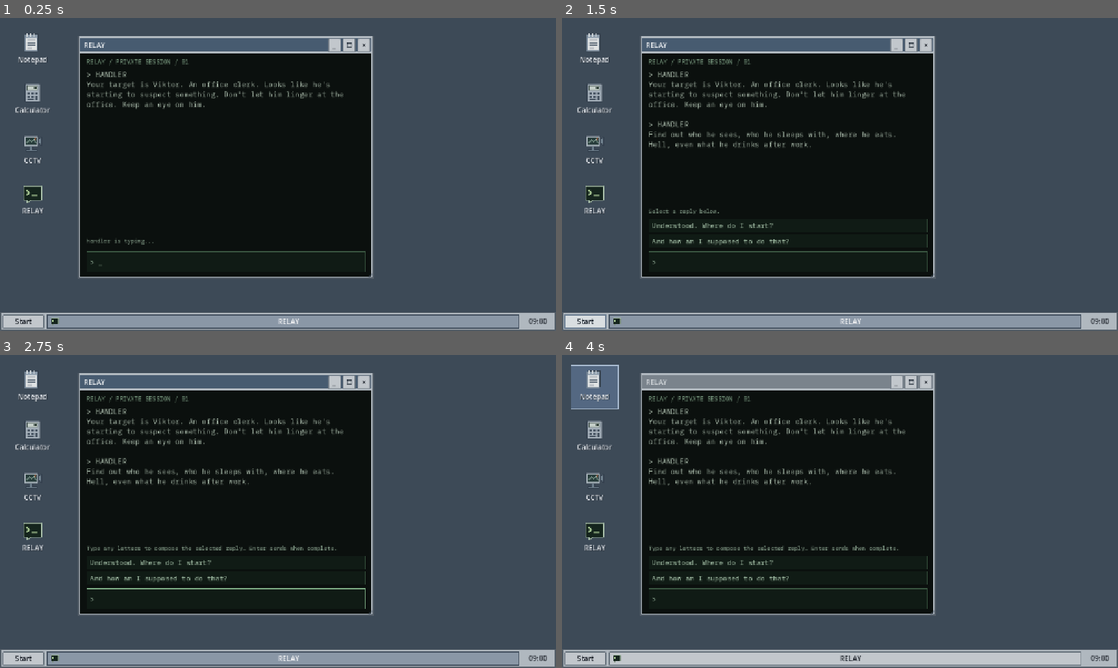
Above: before the commit, frames 1-4 (two rows, left to right).
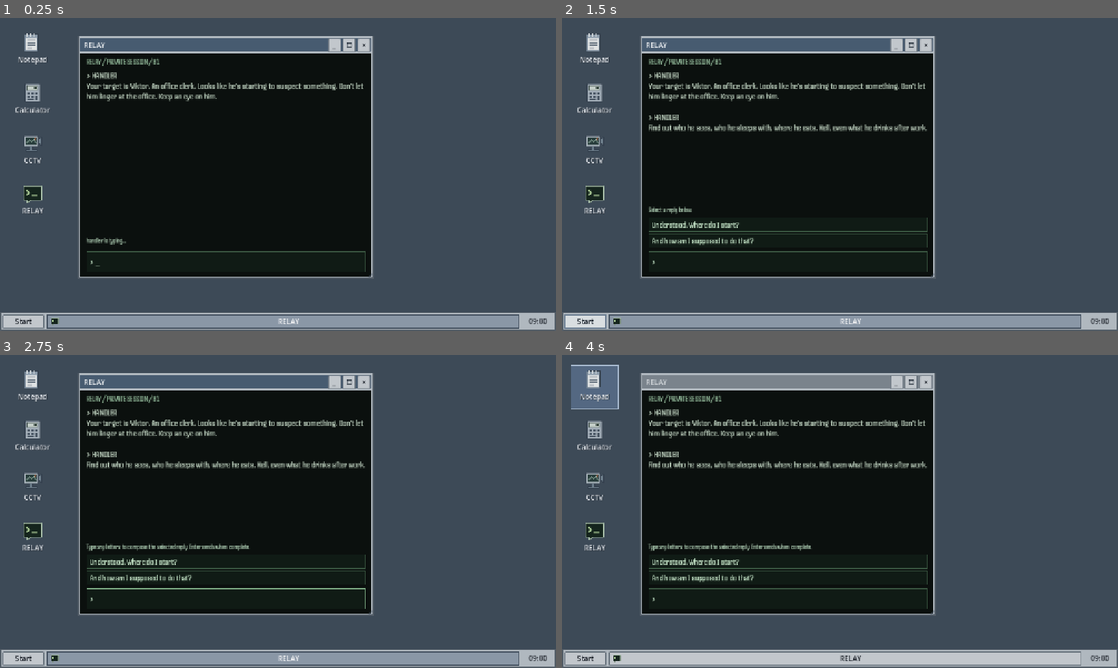
Above: after the commit, the same moments.

Repository: likhorada/SibGameJam_Autumn
Game: Godot game, scene res://tests/chat_fixture.tscn
Two runs of this game, one before a commit and one after it. Both use one fixed random seed, a clock stepped at 60 frames per second and the inputs below. This scene is started directly instead of the project's main scene.
Inputs (mouse positions are in pixels of both pictures, inside the frame that each line leads up to):
- Up to frame 1 (0.25 s): no input
- Up to frame 2 (1.5 s): click "Start" at 0.5 s; click "Start" at 1.25 s
- Up to frame 3 (2.75 s): click "Understood. Where do I start?" at 2 s
- Up to frame 4 (4 s): click "Understood. Where do I start?" at 2.75 s; click (595, 386) at 3.5 s

The runs differ from the first frame. In frame 1, 1.8% of the frame differs, in the area x 15-66%, y 12-80%; in frame 2, 4.0%; in frame 3, 4.4%, in the area x 15-66%, y 12-79%; in frame 4, 4.4%.

Commit message:
Switch chat font to Handjet and fix Godot 4.6 input release binding

Diff:
--- a/scripts/main.gd
+++ b/scripts/main.gd
@@ -113,6 +113,9 @@
 func _notification(what: int) -> void:
 	if what == NOTIFICATION_APPLICATION_FOCUS_OUT:
 		_focus_active = false
+		# The window may never receive keyup for held keys (hand browser blur);
+		# drop stale action presses so the player cannot walk "by itself".
+		_drop_stale_key_state()
 		if is_instance_valid(power):
 			power.board.cancel_hold()
 			power.set_interacting(false)
@@ -121,6 +124,8 @@
 			player.stop_motion()
 	elif what == NOTIFICATION_APPLICATION_FOCUS_IN:
 		_focus_active = true
+		# Clear again: keyups lost just before the blur can lag behind focus.
+		_drop_stale_key_state()
 		if is_instance_valid(power) and mode == Mode.FUSEBOX and not dev_menu.is_open:
 			power.set_interacting(true)
 
@@ -178,8 +183,19 @@
 func _resume_walking() -> void:
 	mode = Mode.WALKING
 	player.camera.make_current()
+	# WASD typed in the terminal/fusebox UI stays "pressed" in the Input singleton
+	# (typing reaches Input before the GUI consumes it) and would re-enable auto-walk.
+	_drop_stale_key_state()
 	player.set_controls_enabled(not dev_menu.is_open)
 	hud.show()
+
+
+func _drop_stale_key_state() -> void:
+	# Godot 4.6 has no GDScript binding for Input.release_pressed_events();
+	# replaying buffered events plus explicit action releases covers our controls.
+	Input.flush_buffered_events()
+	for action: StringName in [&"move_forward", &"move_backward", &"move_left", &"move_right", &"sprint", &"interact"]:
+		Input.action_release(action)
 
 
 func _capture_pointer() -> void:
@@ -282,6 +298,7 @@
 
 func _on_dev_closed() -> void:
 	if mode == Mode.WALKING:
+		_drop_stale_key_state()
 		player.set_controls_enabled(true)
 	elif mode == Mode.COMPUTER and power.powered:
 		terminal_ui.show()
@@ -311,10 +328,16 @@
 	center.set_anchors_and_offsets_preset(Control.PRESET_FULL_RECT)
 	var column := VBoxContainer.new()
 	column.add_theme_constant_override("separation", 18)
+	# Same artist font as EXIT for a consistent result screen.
+	var report_font := preload("res://assets/fonts/static/Handjet-SemiBold.ttf")
+	var report_theme := Theme.new()
+	report_theme.default_font = report_font
+	report_theme.default_font_size = 20
+	column.theme = report_theme
 	center.add_child(column)
 	var title := Label.new()
 	title.text = tr("CHAT_WIN" if won else "CHAT_LOSE")
-	title.add_theme_font_size_override("font_size", 32)
+	title.add_theme_font_size_override("font_size", 40)
 	column.add_child(title)
 	var detail := Label.new()
 	detail.text = tr("CHAT_RESULT") % [score, ChatSession.CONTENT.QUESTIONS.size()]
--- a/scripts/ui/desktop/chat_app.gd
+++ b/scripts/ui/desktop/chat_app.gd
@@ -19,11 +19,11 @@
 	panel.content_margin_top = 10
 	panel.content_margin_bottom = 10
 	add_theme_stylebox_override("panel", panel)
-	# Bundled Cyrillic monospace: browsers cannot resolve desktop system fonts.
-	var font := preload("res://assets/fonts/IBMPlexMono-Regular.ttf")
+	# Artist-supplied pixel font (Handjet) covers Latin and Cyrillic.
+	var font := preload("res://assets/fonts/static/Handjet-SemiBold.ttf")
 	var terminal_theme := Theme.new()
 	terminal_theme.default_font = font
-	terminal_theme.default_font_size = 16
+	terminal_theme.default_font_size = 20
 	terminal_theme.set_color("font_color", "Label", Color("9ab69f"))
 	for state: String in ["normal", "hover", "pressed", "focus", "disabled"]:
 		var style := StyleBoxFlat.new()
@@ -46,19 +46,20 @@
 	var title := Label.new()
 	title.text = "RELAY / PRIVATE SESSION / 01"
 	title.add_theme_color_override("font_color", Color("86aa8d"))
-	title.add_theme_font_size_override("font_size", 14)
+	title.add_theme_font_override("font", font)
+	title.add_theme_font_size_override("font_size", 18)
 	column.add_child(title)
 	transcript = RichTextLabel.new()
 	transcript.size_flags_vertical = Control.SIZE_EXPAND_FILL
 	transcript.custom_minimum_size.y = 75
 	transcript.add_theme_font_override("normal_font", font)
 	transcript.add_theme_color_override("default_color", Color("b4c6b5"))
-	transcript.add_theme_font_size_override("normal_font_size", 17)
+	transcript.add_theme_font_size_override("normal_font_size", 21)
 	transcript.scroll_following = true
 	transcript.selection_enabled = true
 	column.add_child(transcript)
 	status = Label.new()
-	status.add_theme_font_size_override("font_size", 13)
+	status.add_theme_font_size_override("font_size", 15)
 	status.autowrap_mode = TextServer.AUTOWRAP_WORD_SMART
 	column.add_child(status)
 	options = VBoxContainer.new()
Binary file added: assets/fonts/Handjet-VariableFont_ELGR,ELSH,wght.ttf
Not shown, added: assets/fonts/Handjet-VariableFont_ELGR,ELSH,wght.ttf.import
Not shown, removed: assets/fonts/IBMPlexMono-OFL.txt
Binary file removed: assets/fonts/IBMPlexMono-Regular.ttf
Binary file added: assets/fonts/static/Handjet-Black.ttf
Not shown, added: assets/fonts/static/Handjet-Black.ttf.import
Binary file added: assets/fonts/static/Handjet-Bold.ttf
Not shown, added: assets/fonts/static/Handjet-Bold.ttf.import
Binary file added: assets/fonts/static/Handjet-ExtraBold.ttf
Not shown, added: assets/fonts/static/Handjet-ExtraBold.ttf.import
Binary file added: assets/fonts/static/Handjet-ExtraLight.ttf
Not shown, added: assets/fonts/static/Handjet-ExtraLight.ttf.import
(and 12 more such lines)
